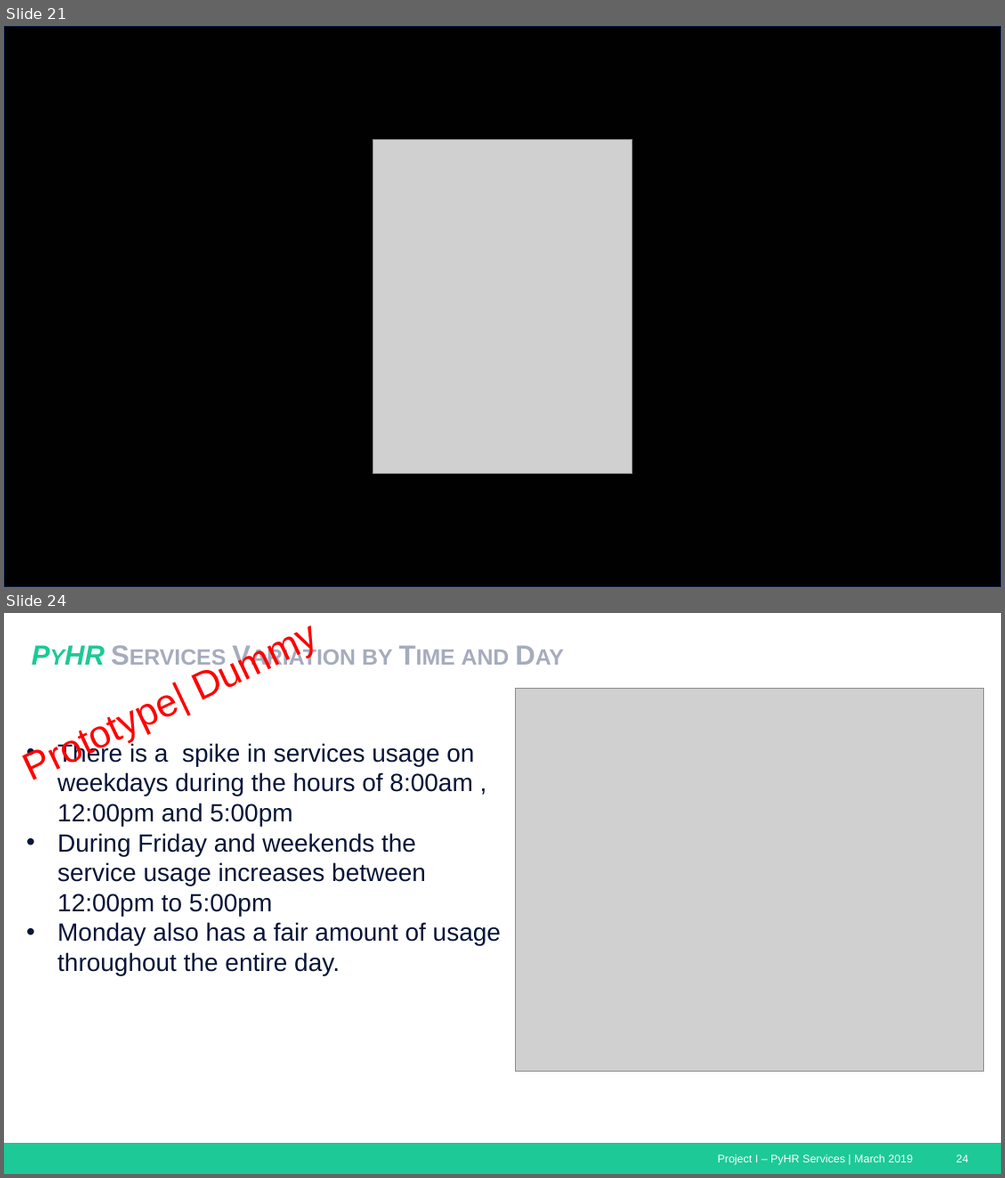
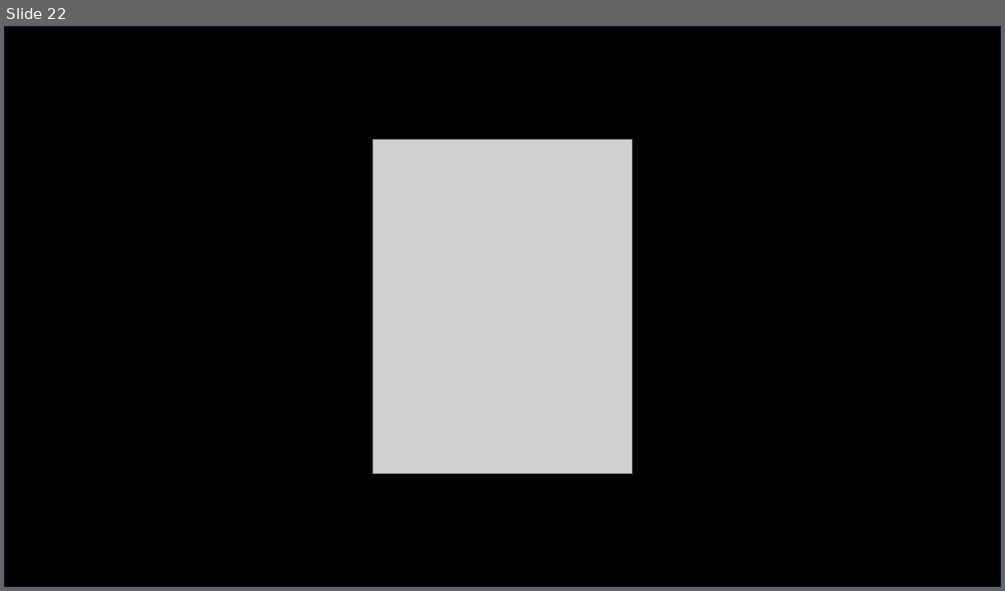
Before and after one commit to jvbonini/Project-I, a slide deck: Presentation/HRServices_Presentation_Master.pptx. Shown one above the other, each under a label of ours: slides 21 and 24 before the commit, slide 22 after it; the slides between them are not shown. The pictures are 1005x1178 and 1005x591 pixels, drawn with LibreOffice and Linux fonts; fonts in the diff are those of the drawing; grey boxes stand for pictures. Boxes give left, top, right and bottom in pixels: in the first picture for what was removed or moved away, otherwise in the second. Text is boxed around its words. In the diff, an @@ line names an element or a change of style, - is before the commit and + after.

```diff
--- a/Presentation/HRServices_Presentation_Master.pptx
+++ b/Presentation/HRServices_Presentation_Master.pptx
@@ slide 24 removed at (4, 613, 1001, 1174), background #FFFFFF; not listed: 1 template element that a slide beside it also shows @@
@@ text removed at (4, 613, 382, 798) @@
-Prototype| Dummy
@@ title removed at (362, 649, 510, 665) @@
-PyHR Services Variation by Time and Day
@@ picture removed at (516, 688, 984, 1070) @@
@@ text removed at (57, 742, 501, 975) @@
-• There is a spike in services usage on weekdays during the hours of 8:00am , 12:00pm and 5:00pm
-• During Friday and weekends the service usage increases between 12:00pm to 5:00pm
-• Monday also has a fair amount of usage throughout the entire day.
@@ text removed at (718, 1154, 913, 1165) @@
-Project I – PyHR Services | March 2019
@@ page number removed at (956, 1154, 969, 1162) @@
-24
@@ what was slide 21 is now slide 22 @@
```
Also in this commit, not shown: 1 slide changed, 1 other slide removed, 11 other files.
